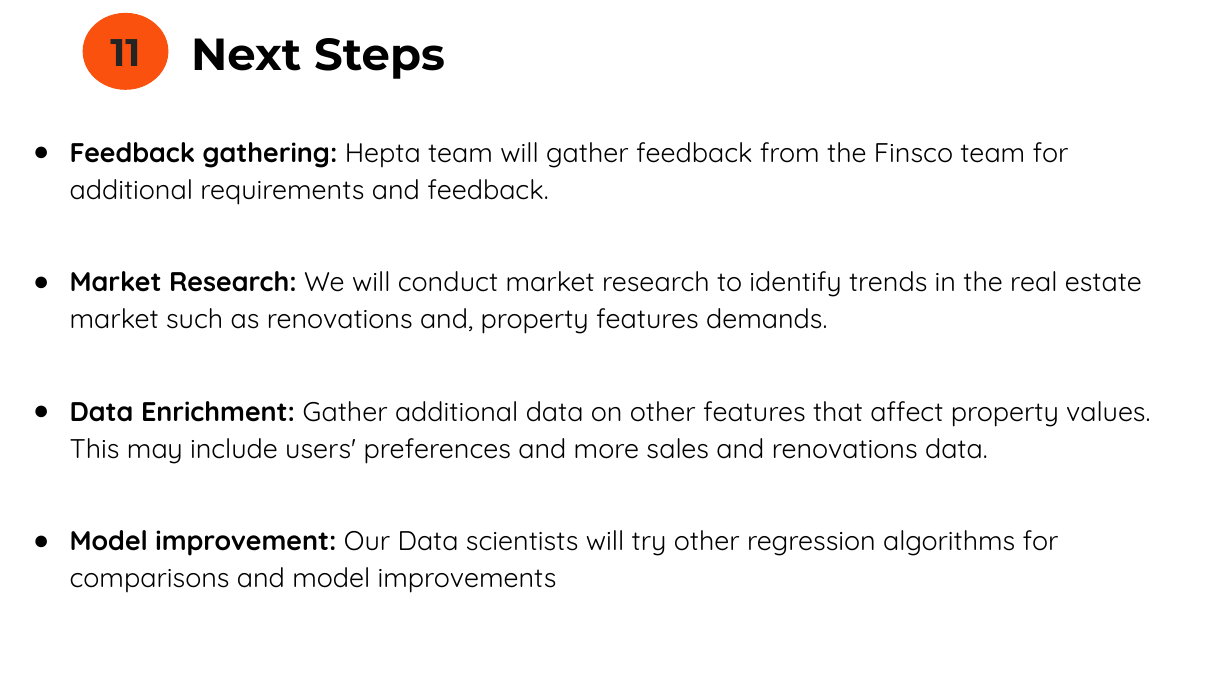
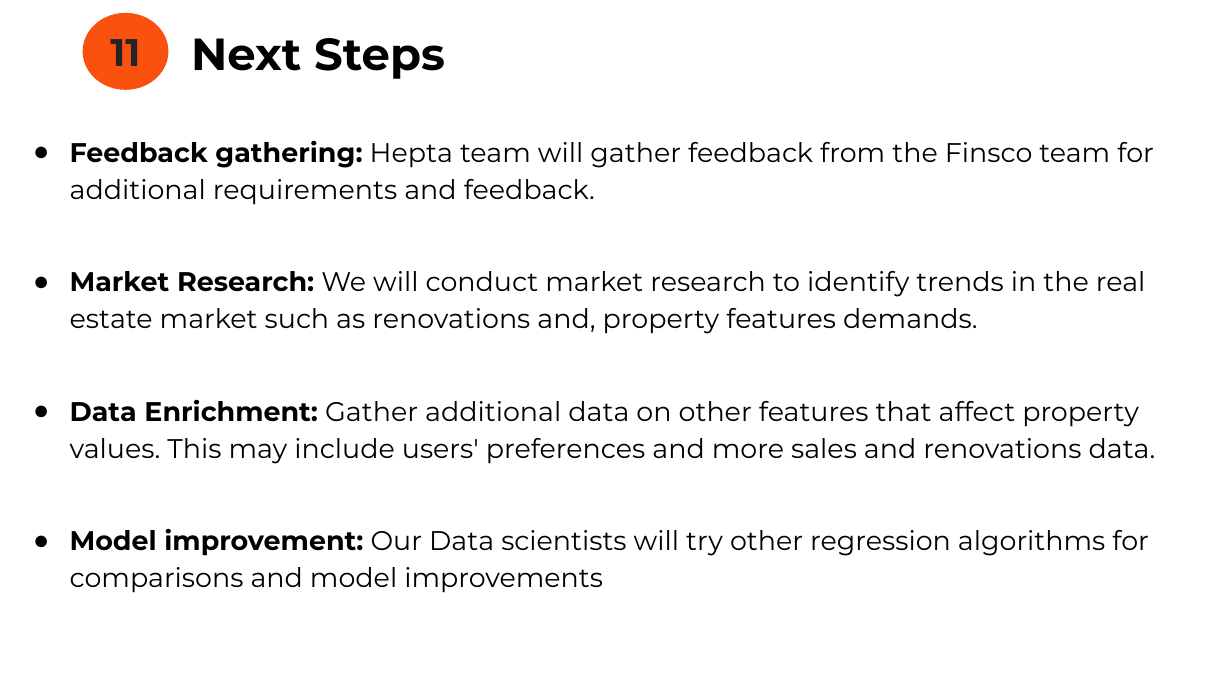
Before and after one commit to bryanmunene/phase_2_group_8_project, a slide deck: slide 16 of Final Group 8 Phase 2 Project_POWERPOINT_DSF PT6.pptx (slide 14 before the commit). Drawn at 1232x693 pixels with LibreOffice and Linux fonts; fonts in the diff are those of the drawing. Boxes give left, top, right and bottom in pixels: in the first picture for what was removed or moved away, otherwise in the second. Text is boxed around its words. In the diff, an @@ line names an element or a change of style, - is before the commit and + after.

```diff
--- a/Final Group 8 Phase 2 Project_POWERPOINT_DSF PT6.pptx
+++ b/Final Group 8 Phase 2 Project_POWERPOINT_DSF PT6.pptx
@@ text "Feedback gathering: Hepta team will ..." at (70, 140, 1156, 593): font Quicksand to Montserrat @@
```
Also in this commit, not shown: 10 other slides changed, 5 slides added, 3 slides removed, 2 other files.
